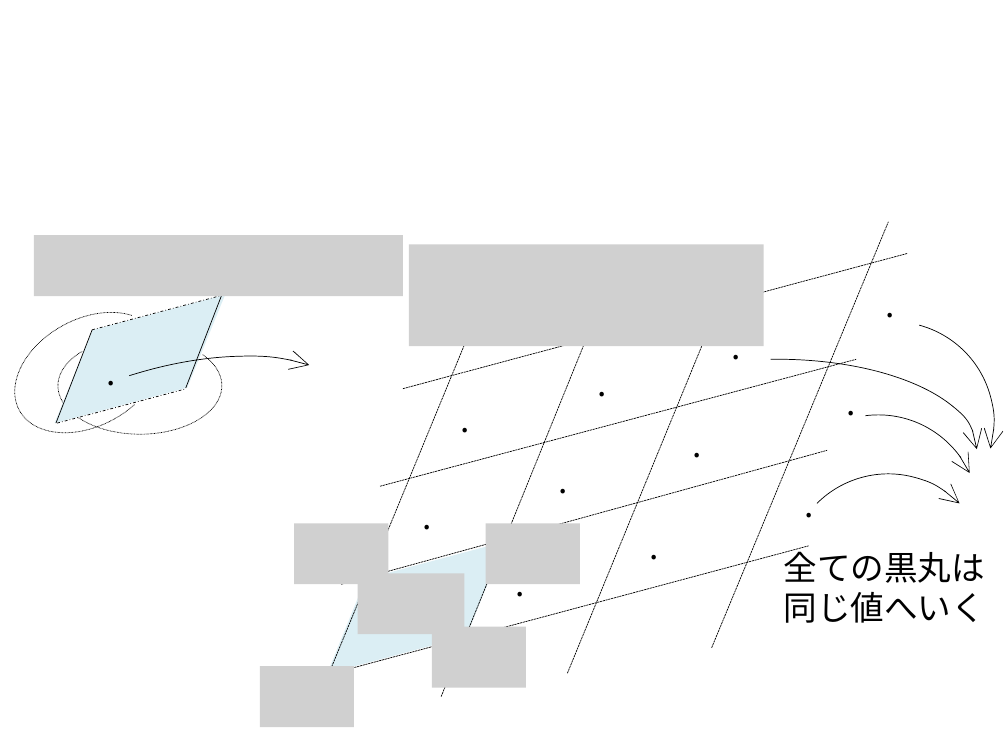
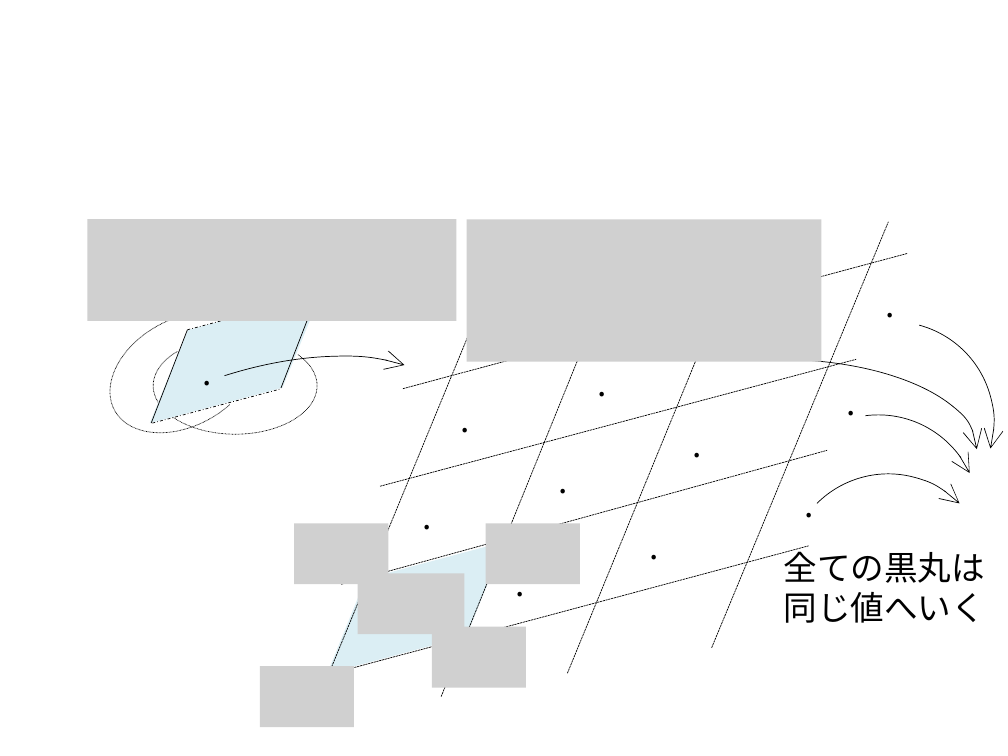
Before and after one commit to herumi/ango-src, a slide deck: slide 1 of img/tile.pptx. Drawn at 1008x756 pixels with LibreOffice and Linux fonts; fonts in the diff are those of the drawing; grey boxes stand for pictures. Boxes give left, top, right and bottom in pixels: in the first picture for what was removed or moved away, otherwise in the second. Text is boxed around its words. In the diff, an @@ line names an element or a change of style, - is before the commit and + after.

```diff
--- a/img/tile.pptx
+++ b/img/tile.pptx
@@ picture: place and size @@
-picture at box(34, 236, 403, 296)
+picture at box(87, 220, 456, 321)
@@ picture: place and size @@
-picture at box(409, 244, 764, 345)
+picture at box(466, 220, 821, 363)
@@ 4 lines, 3 arc (boxed as its full ellipse)s, 1 text, 1 parallelogram: place and size @@
-4 lines, 3 arc (boxed as its full ellipse)s, 1 text, 1 parallelogram at box(0, 288, 378, 604)
+4 lines, 3 arc (boxed as its full ellipse)s, 1 text, 1 parallelogram at box(41, 288, 475, 604)
```
Also in this commit, not shown: 14 other files.
